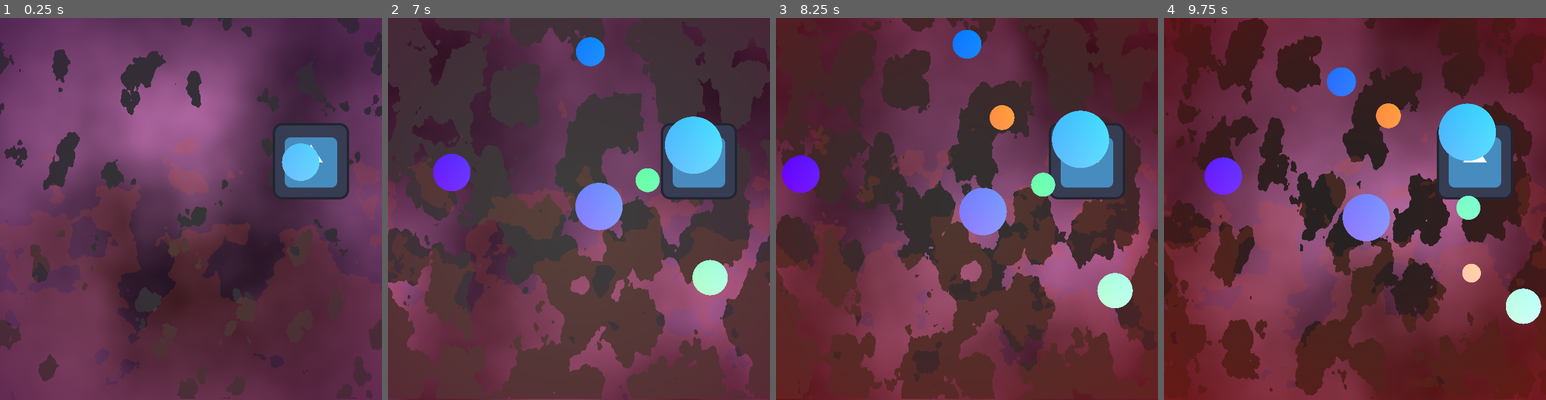
Above: before the commit, frames 1-4 (left to right).
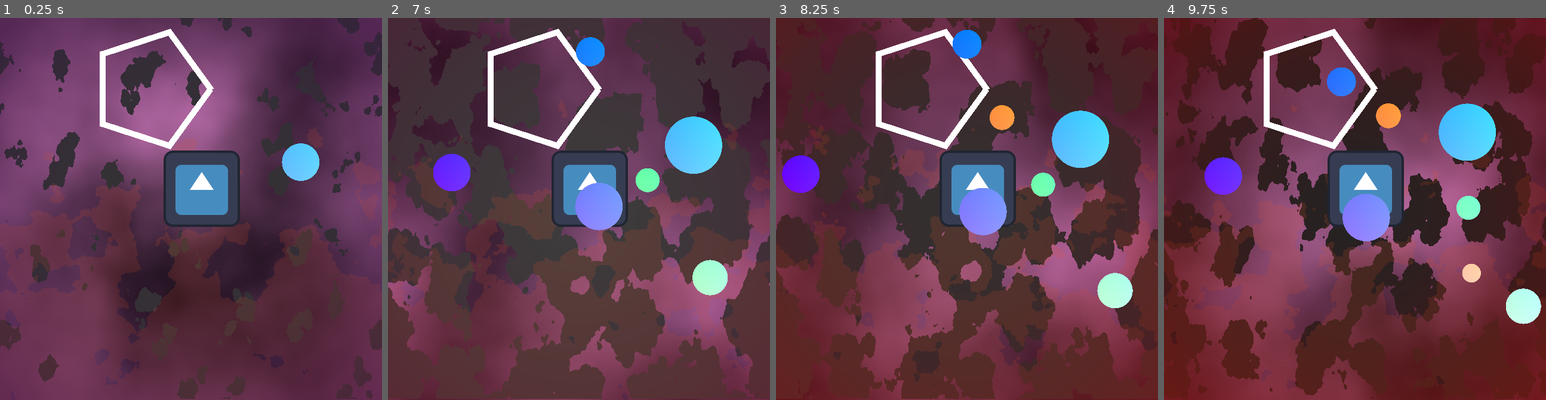
Above: after the commit, the same moments.

Repository: RoroZoro41/Bouncing_Marbles
Game: Godot game, scene res://Scenes/main.tscn
Two runs of this game, one before a commit and one after it. Both use one fixed random seed, a clock stepped at 60 frames per second and the inputs below. The engine's default icon, where the game draws it, is replaced by a stand-in: a white triangle on a blue panel in a dark square.
Inputs (mouse positions are in pixels of both pictures, inside the frame that each line leads up to):
- Up to frame 1 (0.25 s): no input
- Up to frame 2 (7 s): move the mouse to (682, 163) at 0.52 s; press the mouse at (682, 163) at 0.53 s; move the mouse to (697, 170) at 1.27 s; release the mouse at (697, 170) at 1.28 s; right-click (697, 170) at 1.35 s; move the mouse to (617, 124) at 2.02 s; press the mouse at (617, 124) at 2.03 s; move the mouse to (624, 151) at 2.77 s; release the mouse at (624, 151) at 2.78 s; right-click (624, 151) at 2.85 s; move the mouse to (693, 266) at 3.52 s; press the mouse at (693, 266) at 3.53 s; move the mouse to (678, 251) at 4.27 s; release the mouse at (678, 251) at 4.28 s; right-click (678, 251) at 4.35 s; move the mouse to (598, 209) at 5.02 s; press the mouse at (598, 209) at 5.03 s; move the mouse to (601, 201) at 5.77 s; release the mouse at (601, 201) at 5.78 s; right-click (601, 201) at 5.85 s; move the mouse to (663, 189) at 6.52 s; press the mouse at (663, 189) at 6.53 s
- Up to frame 3 (8.25 s): move the mouse to (1024, 174) at 7.27 s; release the mouse at (1024, 174) at 7.28 s; right-click (1024, 174) at 7.35 s; move the mouse to (1005, 124) at 8.02 s; press the mouse at (1005, 124) at 8.03 s
- Up to frame 4 (9.75 s): move the mouse to (1381, 94) at 8.77 s; release the mouse at (1381, 94) at 8.78 s; right-click (1381, 94) at 8.85 s; move the mouse to (1469, 266) at 9.52 s; press the mouse at (1469, 266) at 9.53 s

The runs differ from the first frame. In frame 1, 8.0% of the frame differs, in the area x 26-92%, y 2-55%; in frame 2, 5.6%; in frame 3, 6.5%; in frame 4, 6.9%.

Commit message:
Currently implementing ball outline for custom ball sizes

Diff:
--- /dev/null
+++ b/bouncing-ball/Scenes/ball_outline.tscn
@@ -0,0 +1,8 @@
+[gd_scene load_steps=2 format=3 uid="uid://dmqhkn768v107"]
+
+[ext_resource type="Script" path="res://Scripts/ball_outline.gd" id="1_nmk0v"]
+
+[node name="Line2D" type="Line2D"]
+closed = true
+script = ExtResource("1_nmk0v")
+segments = 5
--- a/bouncing-ball/Scenes/ball_with_sprite.tscn
+++ b/bouncing-ball/Scenes/ball_with_sprite.tscn
@@ -28,7 +28,7 @@
 script = ExtResource("2_ec48d")
 color = Color(0.866684, 0.520102, 0.784461, 1)
 metadata/_edit_horizontal_guides_ = [-10.0]
-metadata/_edit_vertical_guides_ = [10.0]
+metadata/_edit_vertical_guides_ = [10.1468]
 
 [node name="CollisionShape2D" type="CollisionShape2D" parent="."]
 visible = false
--- a/bouncing-ball/Scenes/main.tscn
+++ b/bouncing-ball/Scenes/main.tscn
@@ -8,6 +8,7 @@
 [ext_resource type="PackedScene" uid="uid://fy81lgfuhatb" path="res://Scenes/ball_with_sprite.tscn" id="6_5orfh"]
 [ext_resource type="Texture2D" uid="uid://dt8qag4rwaq5m" path="res://Stuff/icon.svg" id="7_qn0rp"]
 [ext_resource type="Shader" path="res://Shaders/bad wiggle_shader.gdshader" id="8_4x5ve"]
+[ext_resource type="PackedScene" uid="uid://dmqhkn768v107" path="res://Scenes/ball_outline.tscn" id="9_g6x16"]
 
 [sub_resource type="ShaderMaterial" id="ShaderMaterial_btld2"]
 
@@ -79,7 +80,7 @@
 script = ExtResource("1_yxmpq")
 
 [node name="Icon" type="Sprite2D" parent="."]
-position = Vector2(521, 240)
+position = Vector2(338, 286)
 texture = ExtResource("7_qn0rp")
 
 [node name="Ball with Sprite" parent="." instance=ExtResource("6_5orfh")]
@@ -149,3 +150,6 @@
 grow_horizontal = 2
 grow_vertical = 2
 mouse_filter = 2
+
+[node name="ball outline" parent="." instance=ExtResource("9_g6x16")]
+position = Vector2(253, 119)
--- /dev/null
+++ b/bouncing-ball/Scripts/ball_outline.gd
@@ -0,0 +1,14 @@
+extends Line2D
+
+@export var radius: float = 100.0
+@export var segments: int = 32  # More segments = smoother circle
+
+func _ready():
+	var points = []
+	for i in range(segments + 1):  # +1 to close the circle
+		var angle = (i / float(segments)) * TAU  # TAU = 2 * PI
+		var x = cos(angle) * radius
+		var y = sin(angle) * radius
+		points.append(Vector2(x, y))
+	points.append(points[0])  # Close the loop
+	self.points = points
Not shown: 1 places in bouncing-ball/Scenes/main.tscn that only renumber resources
Not shown, changed: bouncing-ball/TODO.txt
